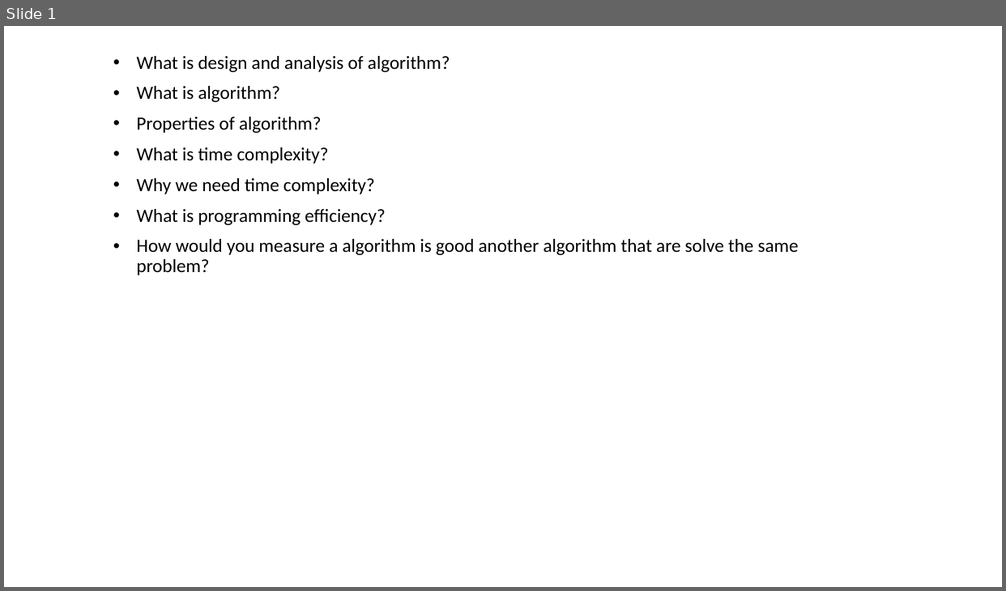
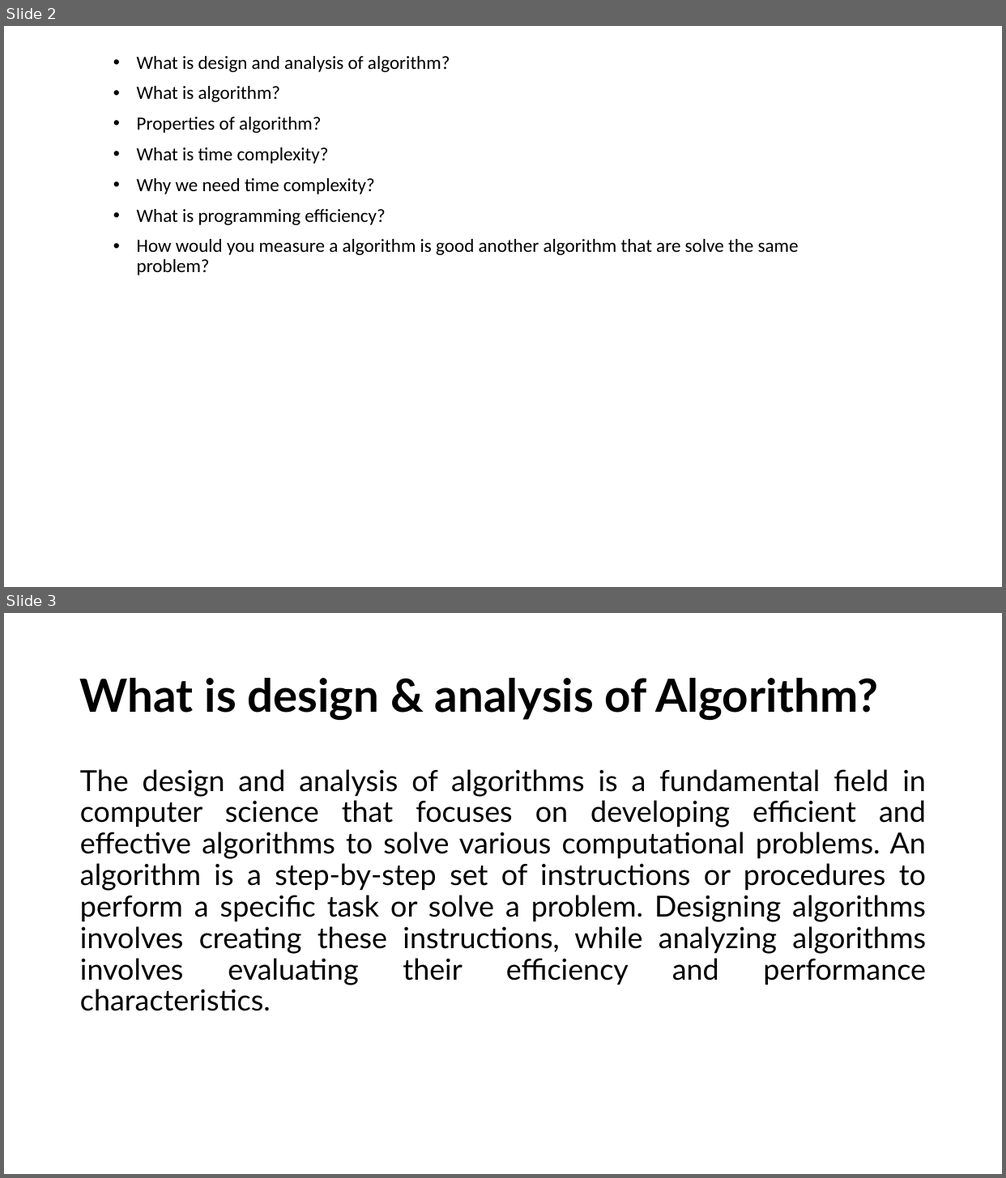
Before and after one commit to alaminbhuyan/DSA-In-Python, a slide deck: Design & Analysis Of Algorithm PDF/DAA.pptx. Shown one above the other, each under a label of ours: slide 1 before the commit, slides 2 and 3 after it. The pictures are 1006x591 and 1006x1178 pixels, drawn with LibreOffice and Linux fonts; fonts in the diff are those of the drawing. Boxes give left, top, right and bottom in pixels: in the first picture for what was removed or moved away, otherwise in the second. Text is boxed around its words. In the diff, an @@ line names an element or a change of style, - is before the commit and + after.

```diff
--- a/Design & Analysis Of Algorithm PDF/DAA.pptx
+++ b/Design & Analysis Of Algorithm PDF/DAA.pptx
@@ slide 3 added at bbox=[4, 613, 1002, 1174], background #FFFFFF @@
@@ title added at bbox=[80, 678, 878, 720], 44 pt, text #000000, bold @@
+What is design & analysis of Algorithm?
@@ text added at bbox=[80, 769, 926, 1012], 28 pt, text #000000 @@
+The design and analysis of algorithms is a fundamental field in computer science that focuses on developing efficient and effective algorithms to solve various computational problems. An algorithm is a step-by-step set of instructions or procedures to perform a specific task or solve a problem. Designing algorithms involves creating these instructions, while analyzing algorithms involves evaluating their efficiency and performance characteristics.
@@ what was slide 1 is now slide 2 @@
```
Also in this commit, not shown: 5 other slides added, 1 other file.
